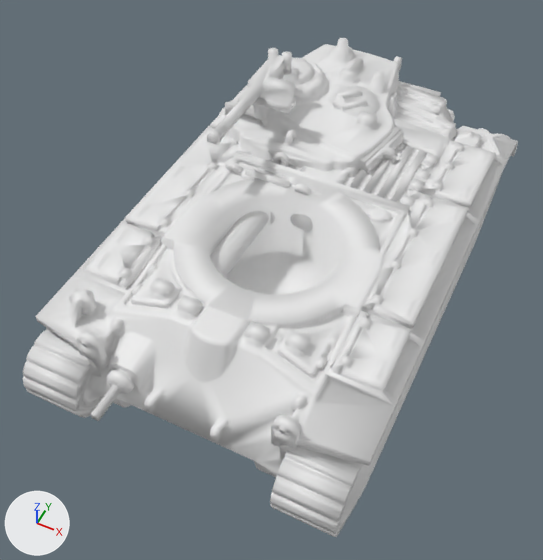
An edit to the glTF model public/models/tanks/community/recovered/m45_patton.glb, drawn before and after from the same camera.
Before and after are seen from a camera (50 mm lens) standing at (42.6, -90.8, 72.3) and looking at (17.0, -39.6, 8.3). Lighting does not change. The marker at lower left points along +X, +Y and +Z. The older version comes first. Where no turn or scale is listed for an object, it has been applied to the vertices.

In view in the first picture: 'HullMesh', 'TurretMesh'.
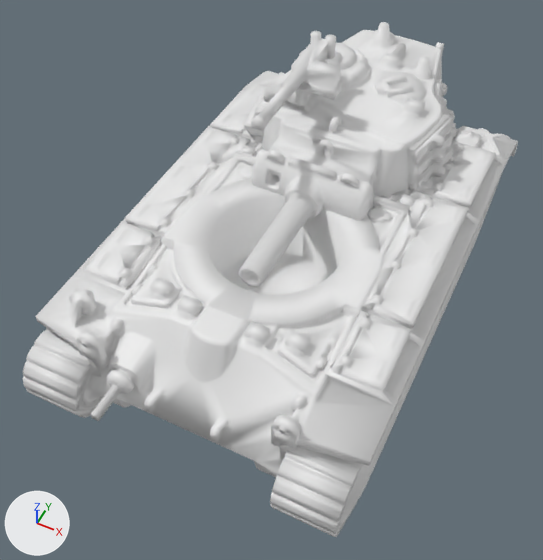
What changed in the scene script:
```text
Change ob_turretmesh:
    ob_turretmesh.location: (0.0, 0.0, 0.0) -> (5.4, 0.0, 3.6)
```

What differs and where, as boxes (x1, y1, x2, y2) in the pictures (543 x 560 px):
'TurretMesh', moved: before (207, 38, 404, 278); after (239, 22, 452, 287)
